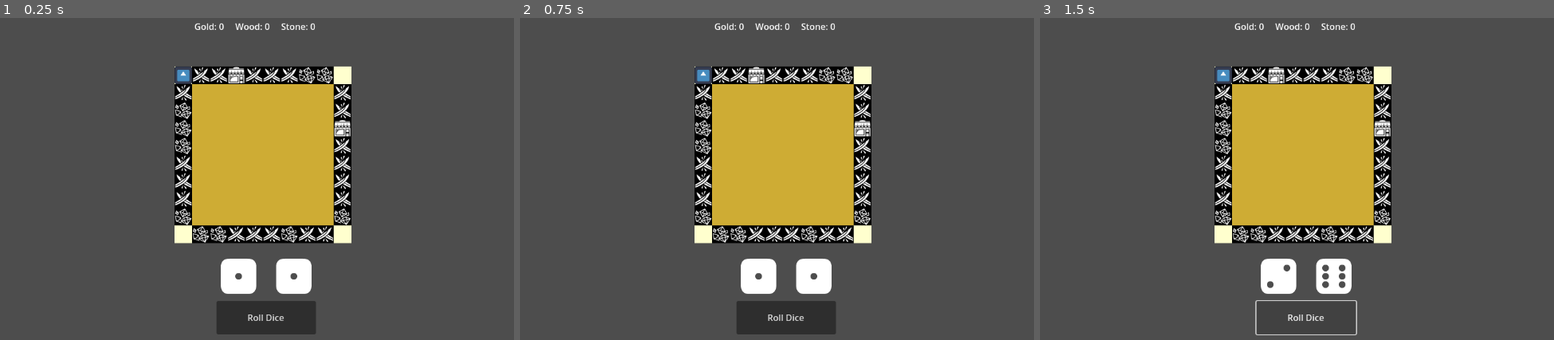
Above: before the commit, frames 1-3 (left to right).
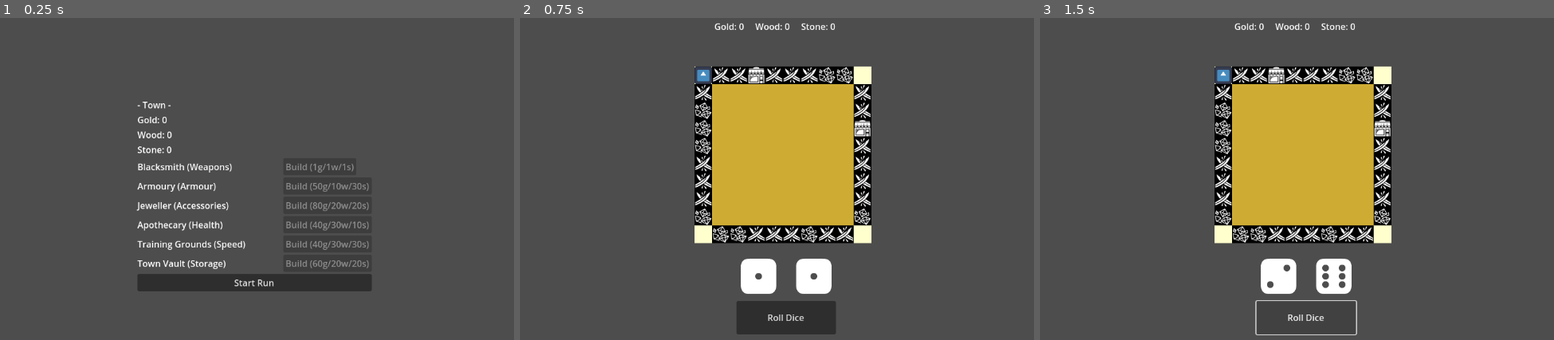
Above: after the commit, the same moments.

Repository: pescmy/HeRoll
Game: Godot game, scene res://scene/town.tscn
Two runs of this game, one before a commit and one after it. Both use one fixed random seed, a clock stepped at 60 frames per second and the inputs below. Before the commit the project starts from res://scene/game.tscn. The engine's default icon, where the game draws it, is replaced by a stand-in: a white triangle on a blue panel in a dark square.
Inputs (mouse positions are in pixels of both pictures, inside the frame that each line leads up to):
- Up to frame 1 (0.25 s): no input
- Up to frame 2 (0.75 s): click (777, 282) at 0.5 s, where only the run after the commit has a clickable "Start Run"
- Up to frame 3 (1.5 s): click "Roll Dice" at 1.25 s

The runs differ from the first frame. In frame 1, 25% of the frame differs, in the area x 26-73%, y 1-99%; in frame 2, nothing differs; in frame 3, nothing differs.

Commit message:
make the town scene the main scene and tweak the start run button

Diff:
--- a/project.godot
+++ b/project.godot
@@ -11,7 +11,7 @@
 [application]
 
 config/name="HeRoll Inspired"
-run/main_scene="uid://cicxa224rb1ua"
+run/main_scene="uid://b11v0lvgnq40"
 config/features=PackedStringArray("4.4", "Mobile")
 config/icon="res://icon.svg"
 
--- a/scripts/town.gd
+++ b/scripts/town.gd
@@ -32,6 +32,13 @@
 	start_run_button.pressed.connect(_on_start_run_pressed)
 	_build_building_rows()
 	refresh()
+	_update_start_button()
+
+func _update_start_button() -> void:
+	if GameData.player_tile_index > 0:
+		start_run_button.text = "Continue Run"
+	else:
+		start_run_button.text = "Start Run"
 
 func refresh() -> void:
 	gold_label.text = "Gold: %d" % TownData.town_storage.get("gold", 0)
